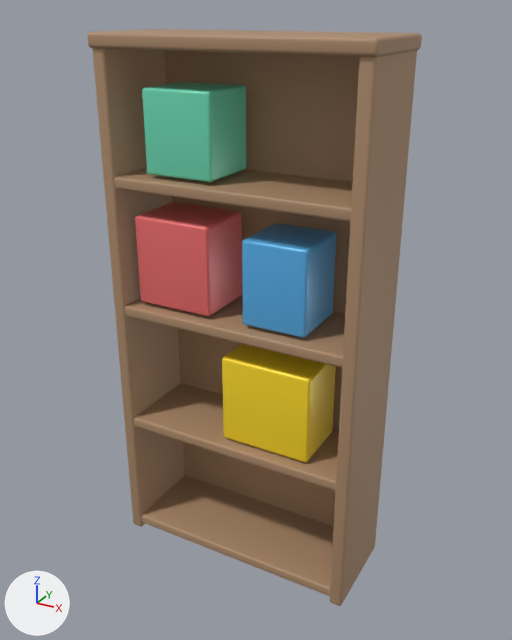
An edit to the FBX model TooLateToPanic/Assets/Game/Resources/CuratedYarkin/Models/SM_Bookcase.fbx, drawn before and after from the same camera.
Rendered twice from a camera (50 mm lens) standing at (1.067, -1.903, 1.865) and looking at (0.014, 0.011, 0.908). The lights are fixed; the arrows at lower left show +X, +Y and +Z. The first picture is the older version. Where no turn or scale is listed for an object, it has been applied to the vertices.

Script lines for the objects in view, before the commit:
```python
me_cube = bpy.data.meshes.new('Cube')
me_cube.from_pydata(...)  # 1824 vertices, 1800 faces; spans x -0.45..0.45, y -0.18..0.18, z 0.0..1.8
# faces by material slot: [1200, 150, 150, 150, 150]
me_cube.materials.append(mat_m_brownwood)  # brown #ad8b6c
me_cube.materials.append(mat_m_red)  # red #ed6f6f
me_cube.materials.append(mat_m_blue)  # blue #59b1ea
me_cube.materials.append(mat_m_yellow)  # yellow #ffdd27
me_cube.materials.append(mat_m_green)  # green #6fddb8
ob_sm_bookcase = bpy.data.objects.new('SM_Bookcase', me_cube)
ob_sm_bookcase.location = (0.0, 0.0, 0.0)
```
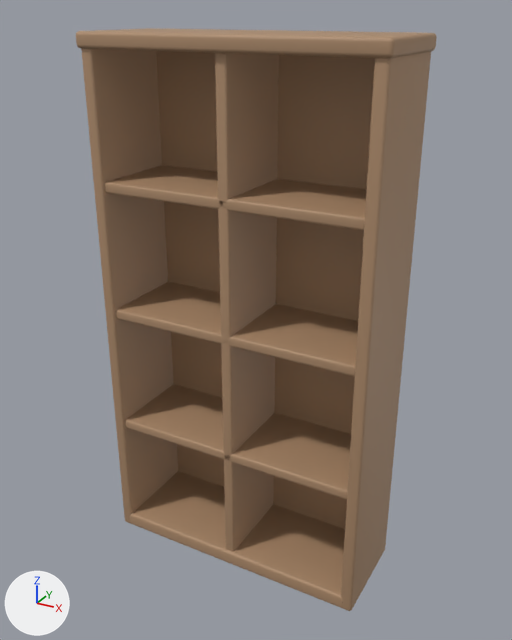
Location of each change, [x1, y1, x2, y2] in pixels of the pictures (512 x 640 px; the box of a moved part takes in the faces that stretch with it):
'SM_Bookcase', reshaped (8% wider): before [87, 29, 422, 606]; after [76, 28, 437, 611]
part 1 of me_cube, moved or reshaped: before [141, 475, 334, 596]; after [130, 471, 345, 608]
part 2 of me_cube, moved or reshaped: before [133, 383, 339, 491]; after [125, 384, 351, 500]
part 3 of me_cube, moved or reshaped: before [125, 293, 345, 368]; after [116, 282, 358, 377]
part 4 of me_cube, moved or reshaped: before [114, 168, 352, 222]; after [105, 165, 366, 231]
part 5 of me_cube, moved or reshaped: before [222, 344, 336, 462]; after [76, 28, 437, 58]
part 6 of me_cube, added (brown): after [156, 51, 375, 529]
part 7 of me_cube, added (brown): after [215, 53, 279, 552]
part 8 of me_cube, deleted (red): before [135, 202, 242, 316]
part 9 of me_cube, deleted (blue): before [242, 223, 336, 338]
part 10 of me_cube, deleted (green): before [142, 82, 246, 182]
part 11 of me_cube, reshaped: before [87, 29, 422, 606]; after [81, 48, 431, 611]

The change, as a list of edits to the scene's bpy script:
```text
Change me_cube:
    used by ob_sm_bookcase; location = (0.0, 0.0, 0.0)
    remove me_cube.from_pydata(...)  # 1824 vertices, 1800 faces; spans x -0.45..0.45, y -0.18..0.18, z 0.0..1.8
    add me_cube.from_pydata(...)  # 1368 vertices, 1350 faces; spans x -0.49..0.49, y -0.18..0.19, z 0.0..1.8
    me_cube part 1: the loose piece of 152 vertices spanning x -0.42..0.42, y -0.16..0.17, z 0.02..0.06 is scaled about its middle by (1.09, 1.06, 1.5), then moved by (0.0, 0.0, -0.01)
    me_cube part 2: the loose piece of 152 vertices spanning x -0.42..0.42, y -0.16..0.17, z 0.46..0.5 is scaled about the mesh origin by (1.07, 1.03, 0.934)
    me_cube part 3: the loose piece of 152 vertices spanning x -0.42..0.42, y -0.16..0.17, z 0.9..0.94 is scaled about its middle by (1.07, 1.03, 0.934), then moved by (0.0, 0.0, -0.02)
    me_cube part 4: the loose piece of 152 vertices spanning x -0.42..0.42, y -0.16..0.17, z 1.34..1.38 is scaled about its middle by (1.07, 1.03, 0.934), then moved by (0.0, 0.0, -0.02)
    me_cube part 5: the loose piece of 152 vertices spanning x -0.04..0.28, y -0.13..0.09, z 0.5..0.82 is scaled about its middle by (3.13, 1.71, 0.118), then moved by (-0.12, 0.02, 1.12), in mat_m_brownwood (brown #ad8b6c)
    me_cube part 6: a new loose piece of 152 vertices spanning x -0.48..0.48, y 0.15..0.17, z 0.0..1.8, in mat_m_brownwood (brown #ad8b6c)
    me_cube part 7: a new loose piece of 152 vertices spanning x -0.02..0.02, y -0.16..0.18, z 0.04..1.76, in mat_m_brownwood (brown #ad8b6c)
    me_cube part 8: the loose piece of 152 vertices spanning x -0.36..-0.08, y -0.13..0.09, z 0.95..1.25 is deleted
    me_cube part 9: the loose piece of 152 vertices spanning x 0.04..0.26, y -0.13..0.09, z 0.95..1.23 is deleted
    me_cube part 10: the loose piece of 152 vertices spanning x -0.3..-0.06, y -0.13..0.09, z 1.39..1.65 is deleted
    me_cube part 11: 18 vertices moved within x -0.45..0.45, y -0.17..0.17, z 0.0..1.8; 514 vertices removed from x -0.45..0.45, y -0.18..0.18, z 0.0..1.8; 210 vertices added at x -0.48..0.48, y -0.17..0.18, z 0.0..1.8
    remove me_cube.materials.append(mat_m_red)  # red #ed6f6f
    remove me_cube.materials.append(mat_m_blue)  # blue #59b1ea
    remove me_cube.materials.append(mat_m_yellow)  # yellow #ffdd27
    remove me_cube.materials.append(mat_m_green)  # green #6fddb8
```
